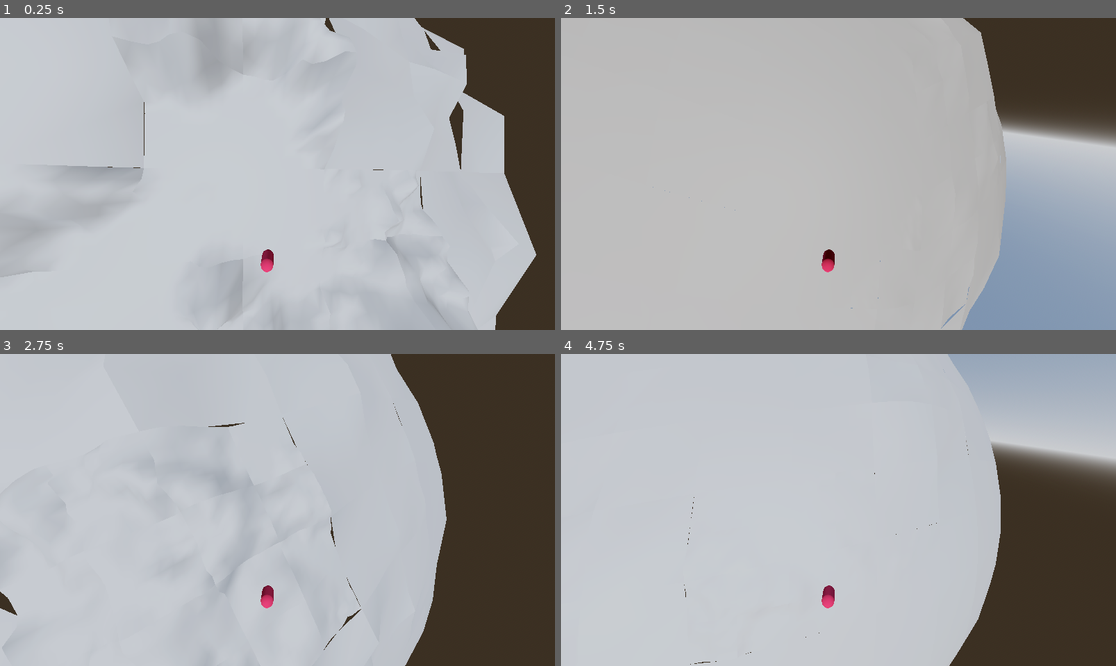
Above: before the commit, frames 1-4 (two rows, left to right).
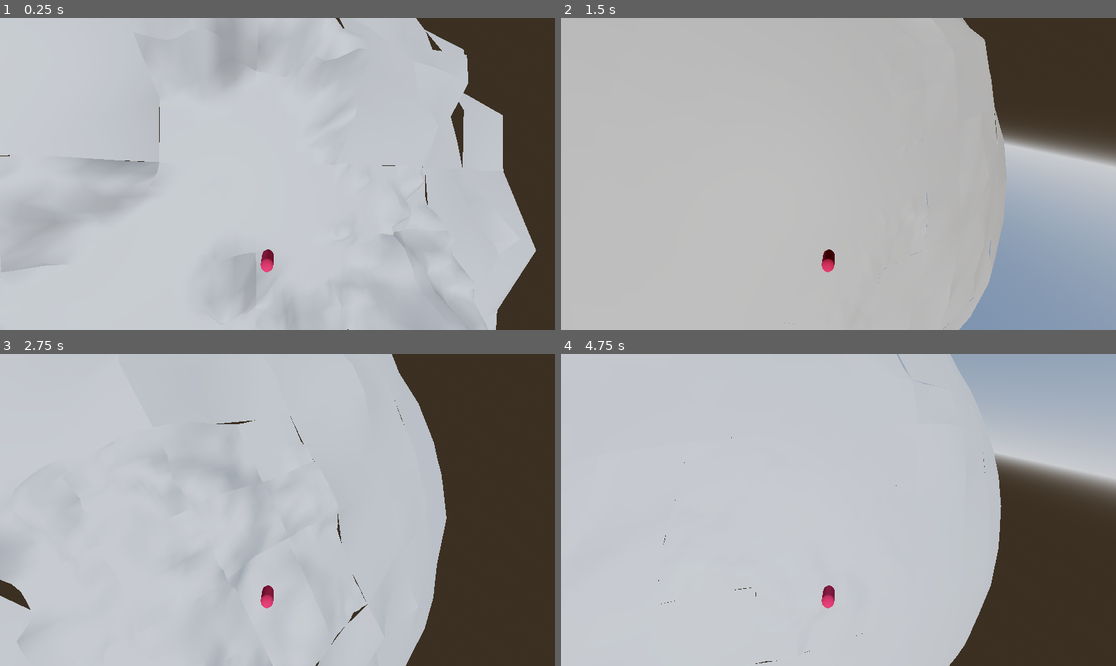
Above: after the commit, the same moments.

Repository: stefsdev/ProcPlanetLOD
Game: Godot game, scene res://game_world.tscn
Same seed, same stepped clock (60 frames per second), same inputs: the game is played once before the commit and once after it. The project has no main scene, so this scene is started directly.
Inputs:
- Up to frame 1 (0.25 s): no input
- Up to frame 2 (1.5 s): tap Enter at 0.5 s; hold D 0.53-1.28 s; hold Shift 0.53-1.28 s; tap Space at 0.77, 1.25 s; hold S from 1.28 s (still down); tap Shift at 1.35 s
- Up to frame 3 (2.75 s): tap Space at 1.52 s; tap Enter at 2 s; release S at 2.03 s; hold D from 2.03 s (still down); hold Shift from 2.03 s (still down)
- Up to frame 4 (4.75 s): tap Space at 2.75, 3.02, 3.77, 4.25, 4.52 s; release D at 2.78 s; release Shift at 2.78 s; hold W 2.78-3.53 s; tap Shift at 2.85, 4.35 s; tap Enter at 3.5 s; hold Shift 3.53-4.28 s; hold A from 3.53 s (still down)

The runs differ from the first frame. In frame 1, 1.3% of the frame differs, in the area x 0-97%, y 0-100%; in frame 2, 2.4%; in frame 3, 0.6%; in frame 4, 2.4%, in the area x 17-100%, y 0-100%.
Error in both runs: Invalid access to property or key 'position' on a base object of type 'Transform3D'. (res://player.gd:10)

Commit message:
automatically create meshinstances

Diff:
--- a/quadtreecubeface/Planet.gd
+++ b/quadtreecubeface/Planet.gd
@@ -1,27 +1,53 @@
+# Planet.gd
 @tool
 extends Node3D
 
 @export var planet_data: PlanetData:
 	set(val):
-		if planet_data:  # Disconnect the old resource signal if it exists
+		if planet_data:
 			planet_data.changed.disconnect(_on_resource_changed)
 		planet_data = val
-		if planet_data:  # Connect the new resource signal
+		if planet_data:
 			planet_data.changed.connect(_on_resource_changed)
-
+			_init_faces()
+			_on_resource_changed()
 	get:
 		return planet_data
 
-func _on_resource_changed():
-	for child in get_children():
-		var face = child as PlanetMeshFace
-		if face:
-			face._regenerate_mesh(planet_data)
-
 func _ready() -> void:
-	_on_resource_changed()
-
+	if planet_data:
+		_init_faces()
+		_on_resource_changed()
 
 func _on_player_moved(pos: Vector3) -> void:
 	planet_data.lod_focus = pos
 	_on_resource_changed()
+
+func _on_resource_changed() -> void:
+	for child in get_children():
+		if child is PlanetMeshFace:
+			child._regenerate_mesh(planet_data)
+
+func _init_faces() -> void:
+	# Remove any old faces
+	for child in get_children():
+		if child is PlanetMeshFace:
+			child.queue_free()
+
+	# Define the six face normals + names
+	var normals = [
+		Vector3.UP,      # Top
+		Vector3.DOWN,    # Bot
+		Vector3.LEFT,    # Left
+		Vector3.RIGHT,   # Right
+		Vector3.BACK,    # Back
+		Vector3.FORWARD, # Front
+	]
+	var names = ["Top","Bot","Left","Right","Back","Front"]
+
+	# Create one PlanetMeshFace per direction
+	for i in normals.size():
+		var face = PlanetMeshFace.new()
+		face.name   = names[i]
+		face.normal = normals[i]
+		add_child(face)
--- a/quadtreecubeface/game_world.tscn
+++ b/quadtreecubeface/game_world.tscn
@@ -1,11 +1,9 @@
-[gd_scene load_steps=24 format=3 uid="uid://bri5c30y468bd"]
+[gd_scene load_steps=21 format=3 uid="uid://bri5c30y468bd"]
 
 [ext_resource type="Script" uid="uid://dfh1egod86hf4" path="res://Planet.gd" id="1_bvgre"]
-[ext_resource type="Script" uid="uid://ckb83fvuu55pj" path="res://PlanetMeshFace.gd" id="1_hly68"]
 [ext_resource type="Script" uid="uid://jlu5a1150vmp" path="res://PlanetNoise.gd" id="2_e3xe6"]
 [ext_resource type="Script" uid="uid://rbpxmchirygj" path="res://PlanetData.gd" id="2_ea1x0"]
 [ext_resource type="Script" uid="uid://rwecv6uhnhcs" path="res://player.gd" id="4_e08lw"]
-[ext_resource type="Material" uid="uid://24khlq3s70fp" path="res://planet.tres" id="5_mcbma"]
 
 [sub_resource type="ProceduralSkyMaterial" id="ProceduralSkyMaterial_mcbma"]
 sky_horizon_color = Color(0.662243, 0.671743, 0.686743, 1)
@@ -80,7 +78,7 @@
 [sub_resource type="Resource" id="Resource_e08lw"]
 script = ExtResource("2_ea1x0")
 radius = 67
-lod_focus = Vector3(14.1575, 69.9934, 3.81934)
+lod_focus = Vector3(13.5514, 70.0984, 4.08398)
 lod_levels = [{
 "distance": 500,
 "resolution": 2
@@ -102,8 +100,6 @@
 planet_color = SubResource("GradientTexture1D_mcbma")
 metadata/_custom_type_script = "uid://rbpxmchirygj"
 
-[sub_resource type="ArrayMesh" id="ArrayMesh_e3xe6"]
-
 [sub_resource type="StandardMaterial3D" id="StandardMaterial3D_mcbma"]
 albedo_color = Color(0.733173, 0.14124, 0.289682, 1)
 
@@ -122,46 +118,8 @@
 script = ExtResource("1_bvgre")
 planet_data = SubResource("Resource_e08lw")
 
-[node name="Top" type="MeshInstance3D" parent="Planet" node_paths=PackedStringArray("player")]
-mesh = SubResource("ArrayMesh_e3xe6")
-skeleton = NodePath("../../root/@EditorNode@21272/@Panel@14/@VBoxContainer@15/DockHSplitLeftL/DockHSplitLeftR/DockHSplitMain/@VBoxContainer@26/DockVSplitCenter/@VSplitContainer@54/@VBoxContainer@55/@EditorMainScreen@102/MainScreen/@CanvasItemEditor@11482/@VSplitContainer@11134/@HSplitContainer@11136/@HSplitContainer@11138/@Control@11139/@SubViewportContainer@11140/@SubViewport@11141/GameWorld")
-script = ExtResource("1_hly68")
-normal = Vector3(0, 1, 0)
-player = NodePath("../../Player/PlayerVis")
-
-[node name="Bot" type="MeshInstance3D" parent="Planet" node_paths=PackedStringArray("player")]
-skeleton = NodePath("../../root/@EditorNode@21272/@Panel@14/@VBoxContainer@15/DockHSplitLeftL/DockHSplitLeftR/DockHSplitMain/@VBoxContainer@26/DockVSplitCenter/@VSplitContainer@54/@VBoxContainer@55/@EditorMainScreen@102/MainScreen/@CanvasItemEditor@11482/@VSplitContainer@11134/@HSplitContainer@11136/@HSplitContainer@11138/@Control@11139/@SubViewportContainer@11140/@SubViewport@11141/GameWorld")
-script = ExtResource("1_hly68")
-normal = Vector3(0, -1, 0)
-player = NodePath("../../Player/PlayerVis")
-
-[node name="Left" type="MeshInstance3D" parent="Planet" node_paths=PackedStringArray("player")]
-material_override = ExtResource("5_mcbma")
-skeleton = NodePath("../../root/@EditorNode@21272/@Panel@14/@VBoxContainer@15/DockHSplitLeftL/DockHSplitLeftR/DockHSplitMain/@VBoxContainer@26/DockVSplitCenter/@VSplitContainer@54/@VBoxContainer@55/@EditorMainScreen@102/MainScreen/@CanvasItemEditor@11482/@VSplitContainer@11134/@HSplitContainer@11136/@HSplitContainer@11138/@Control@11139/@SubViewportContainer@11140/@SubViewport@11141/GameWorld")
-script = ExtResource("1_hly68")
-normal = Vector3(1, 0, 0)
-player = NodePath("../../Player/PlayerVis")
-
-[node name="Right" type="MeshInstance3D" parent="Planet" node_paths=PackedStringArray("player")]
-skeleton = NodePath("../../root/@EditorNode@21272/@Panel@14/@VBoxContainer@15/DockHSplitLeftL/DockHSplitLeftR/DockHSplitMain/@VBoxContainer@26/DockVSplitCenter/@VSplitContainer@54/@VBoxContainer@55/@EditorMainScreen@102/MainScreen/@CanvasItemEditor@11482/@VSplitContainer@11134/@HSplitContainer@11136/@HSplitContainer@11138/@Control@11139/@SubViewportContainer@11140/@SubViewport@11141/GameWorld")
-script = ExtResource("1_hly68")
-normal = Vector3(-1, 0, 0)
-player = NodePath("../../Player/PlayerVis")
-
-[node name="Back" type="MeshInstance3D" parent="Planet" node_paths=PackedStringArray("player")]
-skeleton = NodePath("../../root/@EditorNode@21272/@Panel@14/@VBoxContainer@15/DockHSplitLeftL/DockHSplitLeftR/DockHSplitMain/@VBoxContainer@26/DockVSplitCenter/@VSplitContainer@54/@VBoxContainer@55/@EditorMainScreen@102/MainScreen/@CanvasItemEditor@11482/@VSplitContainer@11134/@HSplitContainer@11136/@HSplitContainer@11138/@Control@11139/@SubViewportContainer@11140/@SubViewport@11141/GameWorld")
-script = ExtResource("1_hly68")
-normal = Vector3(0, 0, -1)
-player = NodePath("../../Player/PlayerVis")
-
-[node name="Front" type="MeshInstance3D" parent="Planet" node_paths=PackedStringArray("player")]
-skeleton = NodePath("../../root/@EditorNode@21272/@Panel@14/@VBoxContainer@15/DockHSplitLeftL/DockHSplitLeftR/DockHSplitMain/@VBoxContainer@26/DockVSplitCenter/@VSplitContainer@54/@VBoxContainer@55/@EditorMainScreen@102/MainScreen/@CanvasItemEditor@11482/@VSplitContainer@11134/@HSplitContainer@11136/@HSplitContainer@11138/@Control@11139/@SubViewportContainer@11140/@SubViewport@11141/GameWorld")
-script = ExtResource("1_hly68")
-normal = Vector3(0, 0, 1)
-player = NodePath("../../Player/PlayerVis")
-
 [node name="Player" type="Node3D" parent="."]
-transform = Transform3D(0.999877, -0.0018155, -0.0154966, 0.0156026, 0.116345, 0.993085, 0, -0.993207, 0.116359, 0, 0, 0)
+transform = Transform3D(0.999705, -0.0019019, -0.024145, 0.0241989, 0.119897, 0.99249, 0.00100729, -0.992784, 0.119907, 0, 0, 0)
 script = ExtResource("4_e08lw")
 
 [node name="PlayerVis" type="MeshInstance3D" parent="Player"]
